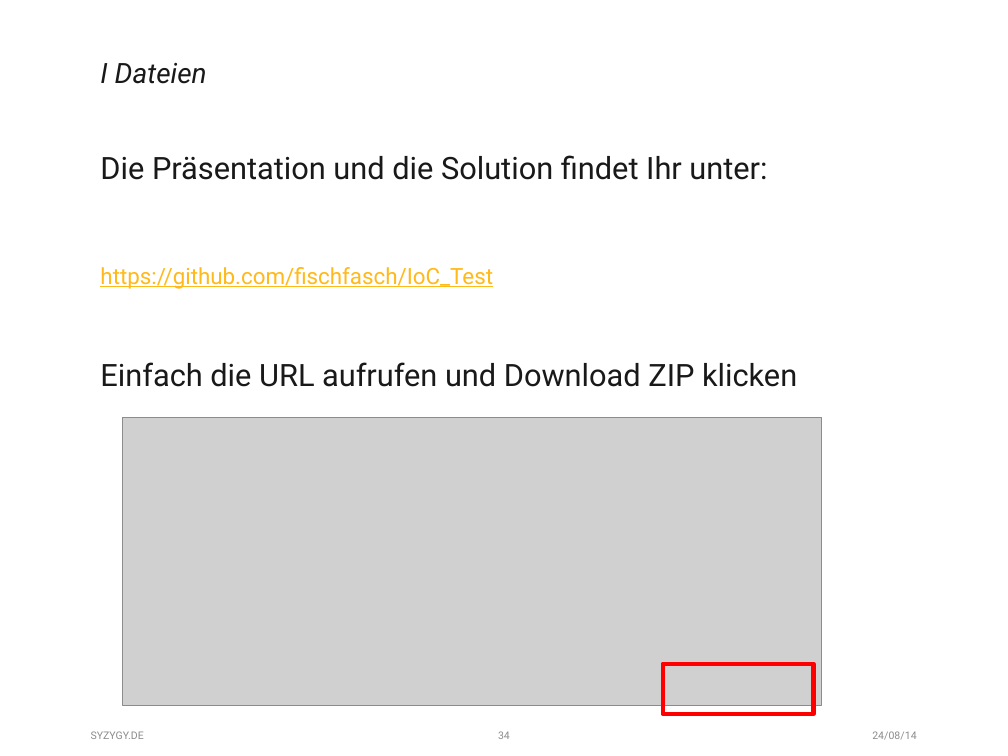
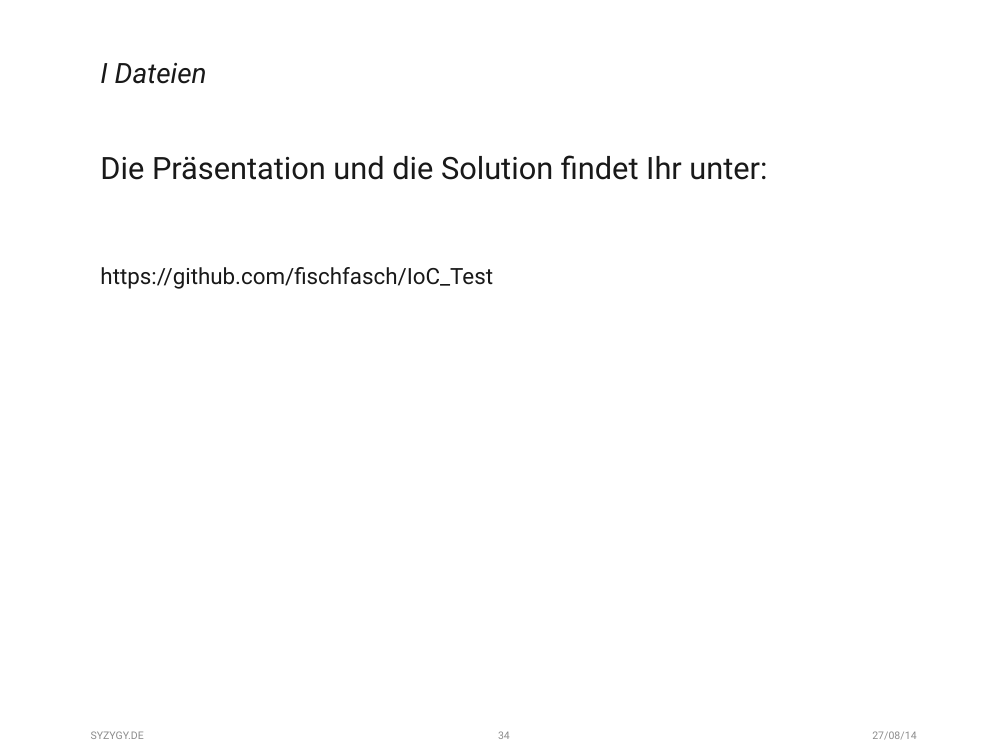
Before and after one commit to fischfasch/IoC_Test, a slide deck: slide 34 of IoC_Testapplication/ConsoleApplication1/_Files/Präsentation.pptx. Drawn at 1008x756 pixels with LibreOffice and Linux fonts; fonts in the diff are those of the drawing; grey boxes stand for pictures. Boxes give left, top, right and bottom in pixels: in the first picture for what was removed or moved away, otherwise in the second. Text is boxed around its words. In the diff, an @@ line names an element or a change of style, - is before the commit and + after.

```diff
--- a/IoC_Testapplication/ConsoleApplication1/_Files/Präsentation.pptx
+++ b/IoC_Testapplication/ConsoleApplication1/_Files/Präsentation.pptx
@@ text at [100,267,493,289]: text colour #FFB919 to #191919, underline off in "https://github.com/fischfasch/IoC_Test" @@
@@ text at [100,362,797,387]: paragraph removed @@
-Einfach die URL aufrufen und Download ZIP klicken
@@ picture removed at [123,417,822,705] @@
@@ rectangle removed at [662,663,813,714] @@
@@ text at [872,731,916,740]: text changed @@
-24/08/14
+27/08/14
```
Also in this commit, not shown: 33 other slides changed.
